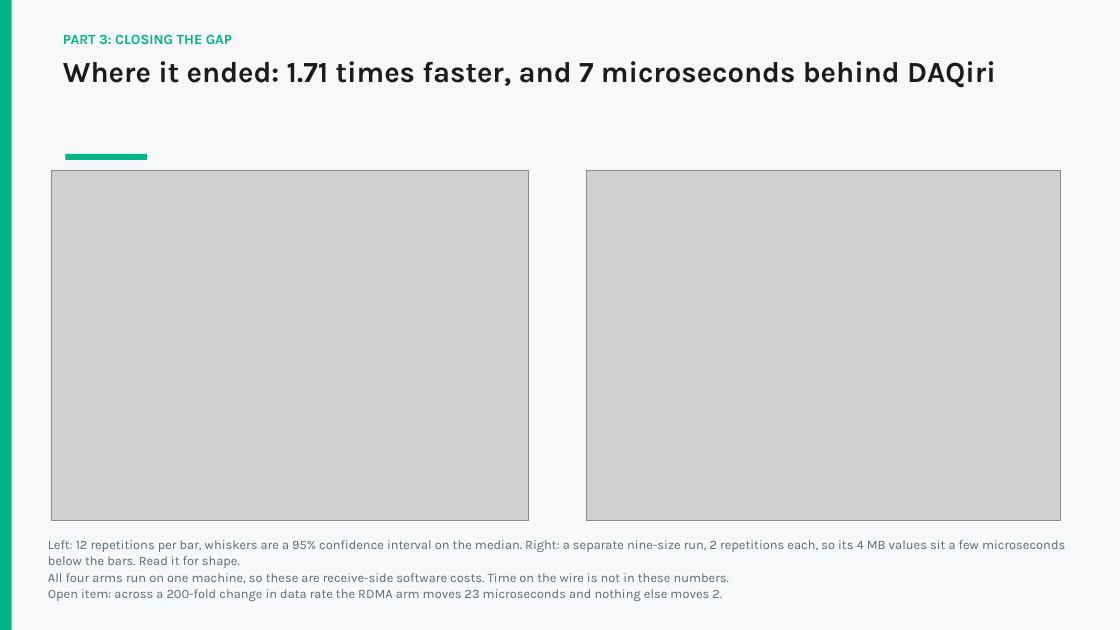
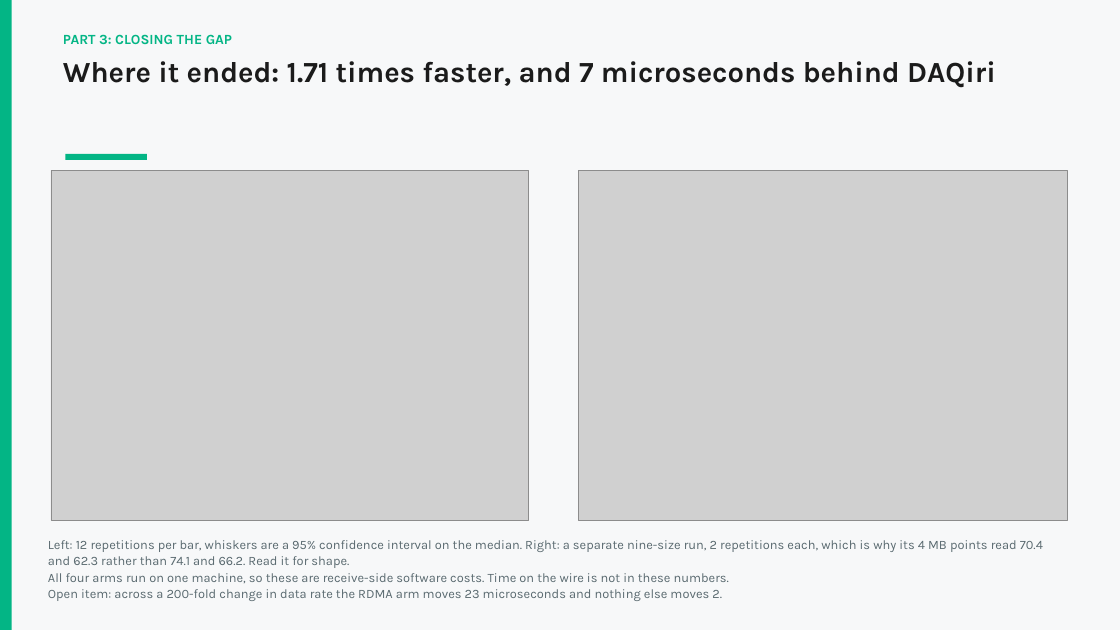
Before and after one commit to dvthomas01/DAQIRI_v_GRPC, a slide deck: slide 13 of presentation/Intern_showcase_Dami.pptx. Drawn at 1120x630 pixels with LibreOffice and Linux fonts; fonts in the diff are those of the drawing; grey boxes stand for pictures. Boxes give left, top, right and bottom in pixels: in the first picture for what was removed or moved away, otherwise in the second. Text is boxed around its words. In the diff, an @@ line names an element or a change of style, - is before the commit and + after.

```diff
--- a/presentation/Intern_showcase_Dami.pptx
+++ b/presentation/Intern_showcase_Dami.pptx
@@ picture resized from (x1=586, y1=171, x2=1060, y2=521) to (x1=579, y1=171, x2=1069, y2=521) @@
@@ text at (x1=48, y1=540, x2=1043, y2=568): text changed @@
-Left: 12 repetitions per bar, whiskers are a 95% confidence interval on the median. Right: a separate nine-size run, 2 repetitions each, so its 4 MB values sit a few microseconds below the bars. Read it for shape.
+Left: 12 repetitions per bar, whiskers are a 95% confidence interval on the median. Right: a separate nine-size run, 2 repetitions each, which is why its 4 MB points read 70.4 and 62.3 rather than 74.1 and 66.2. Read it for shape.
```
Also in this commit, not shown: 4 other files.
